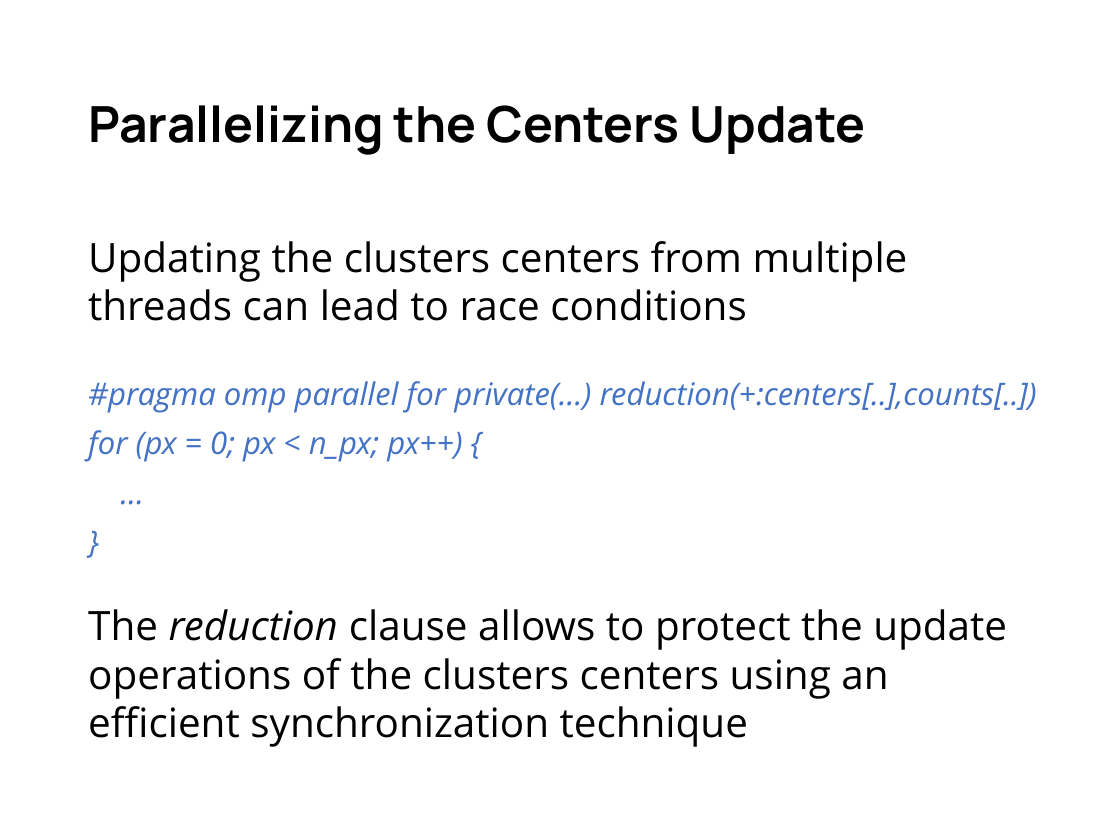
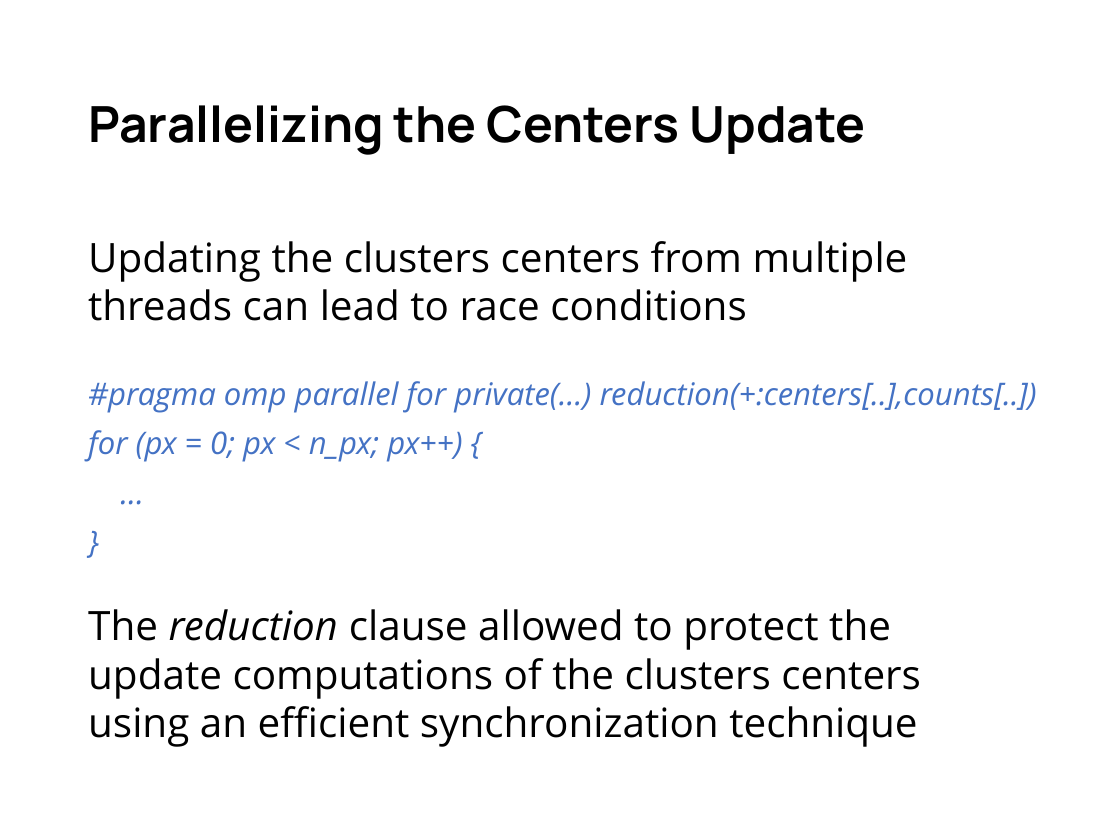
Before and after one commit to gabrielemirando/image-segmentation, a slide deck: slide 9 of docs/pres.pptx. Drawn at 1120x840 pixels with LibreOffice and Linux fonts; fonts in the diff are those of the drawing. Boxes give left, top, right and bottom in pixels: in the first picture for what was removed or moved away, otherwise in the second. Text is boxed around its words. In the diff, an @@ line names an element or a change of style, - is before the commit and + after.

```diff
--- a/docs/pres.pptx
+++ b/docs/pres.pptx
@@ text at (x1=88, y1=609, x2=921, y2=747): text changed @@
-The reduction clause allows to protect the update operations of the clusters centers using an efficient synchronization technique
+The reduction clause allowed to protect the update computations of the clusters centers using an efficient synchronization technique
```
Also in this commit, not shown: 8 other slides changed.
